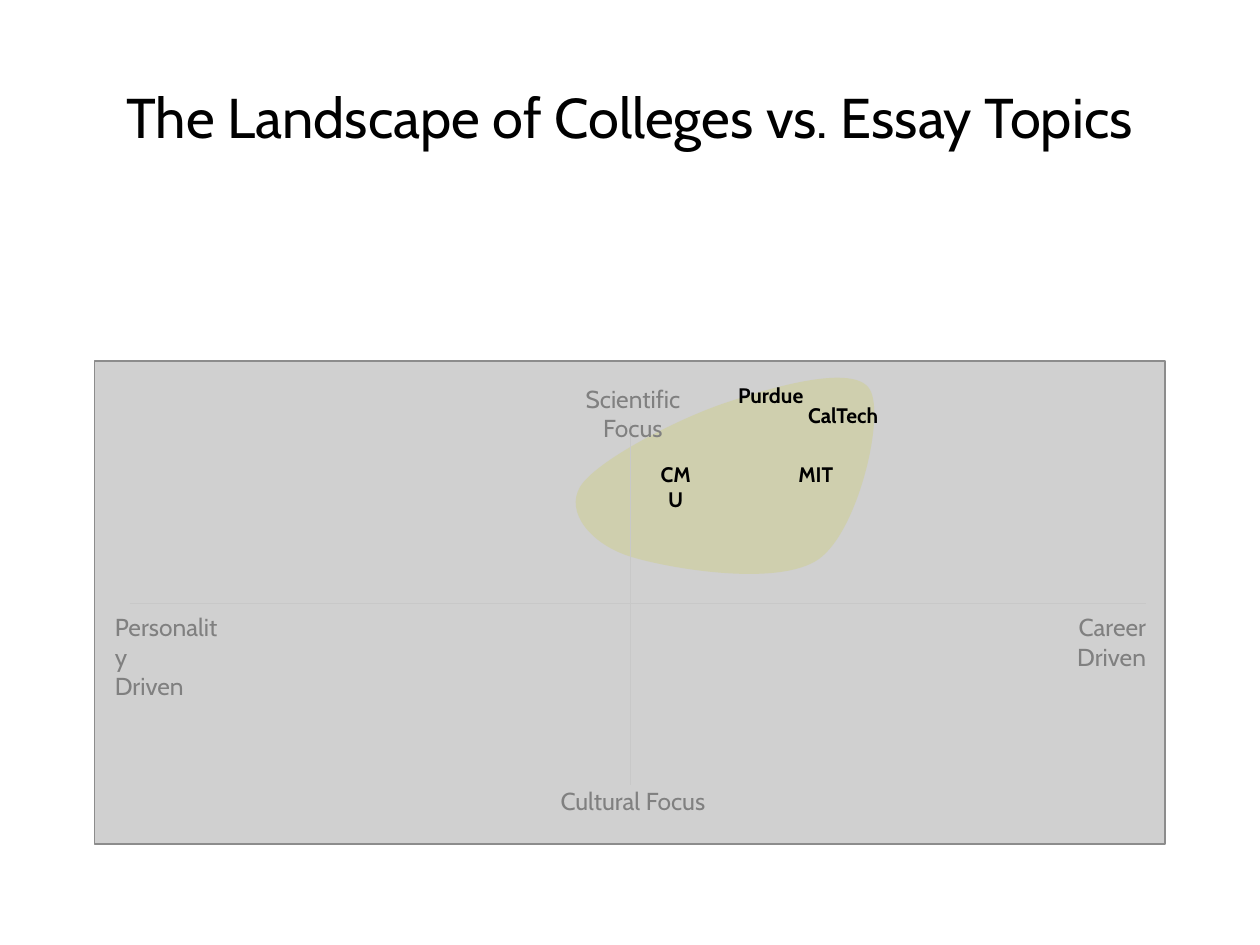
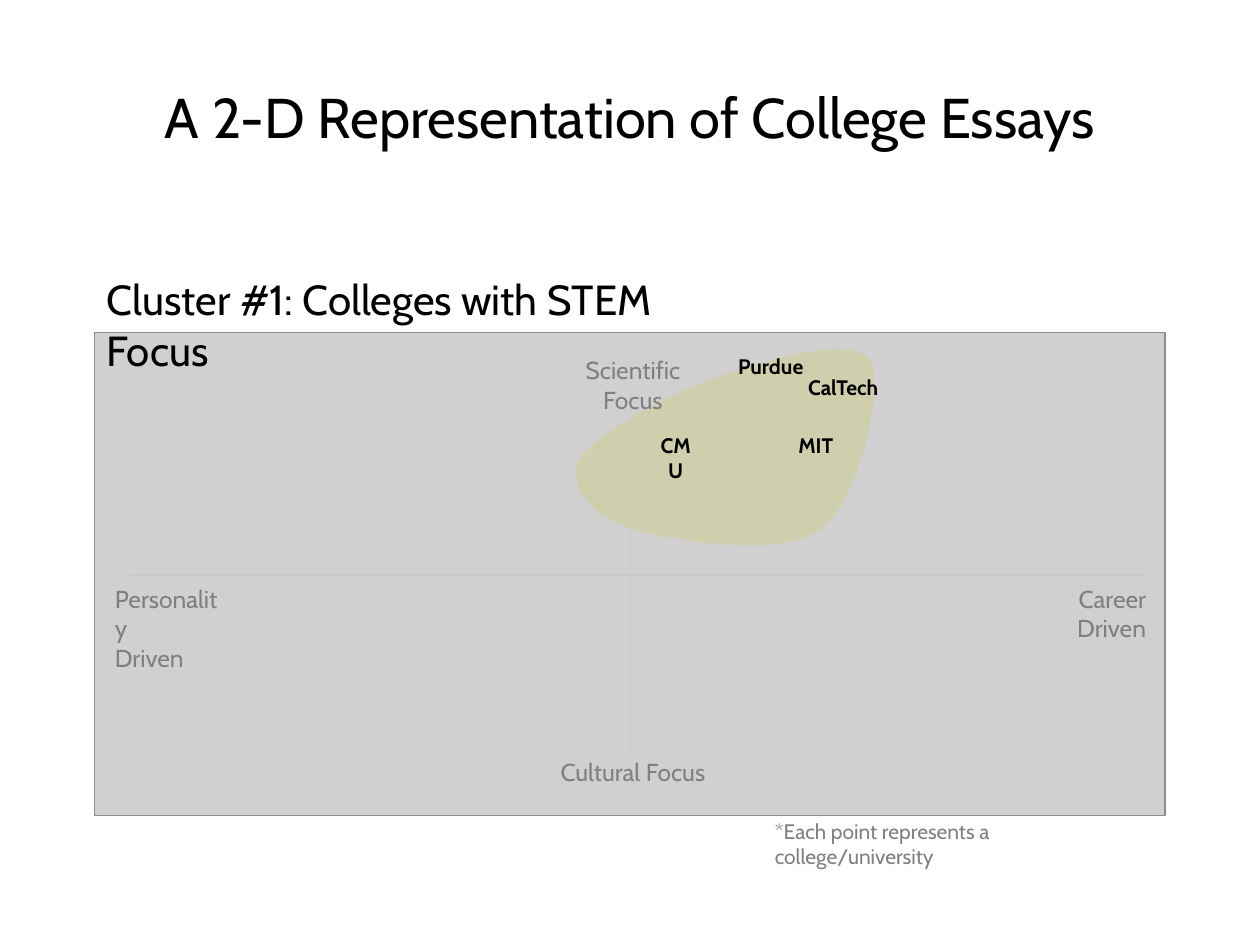
Before and after one commit to yungmsh/mining_the_common_app, a slide deck: slide 11 of presentation/MikeYung_Presentation_v1.pptx (slide 8 before the commit). Drawn at 1260x945 pixels with LibreOffice and Linux fonts; fonts in the diff are those of the drawing; grey boxes stand for pictures; background and template pictures are left out. Boxes give left, top, right and bottom in pixels: in the first picture for what was removed or moved away, otherwise in the second. Text is boxed around its words. In the diff, an @@ line names an element or a change of style, - is before the commit and + after.

```diff
--- a/presentation/MikeYung_Presentation_v1.pptx
+++ b/presentation/MikeYung_Presentation_v1.pptx
@@ title at [165,96,1094,151]: text changed @@
-The Landscape of Colleges vs. Essay Topics
+A 2-D Representation of College Essays
@@ text added at [107,283,651,367], 24 pt, text #000000 @@
+Cluster #1: Colleges with STEM Focus
@@ picture: place and size @@
-picture at [94,360,1166,843]
+picture at [94,333,1166,815]
@@ 8 texts, 2 lines, 1 freeform shape: place and size @@
-8 texts, 2 lines, 1 freeform shape at [115,378,1147,810]
+8 texts, 2 lines, 1 freeform shape at [115,349,1147,781]
@@ text added at [775,823,989,869], 12 pt, text #808080 @@
+*Each point represents a college/university
```
Also in this commit, not shown: 10 other slides changed, 3 slides added, 1 slide removed, 5 other files.
